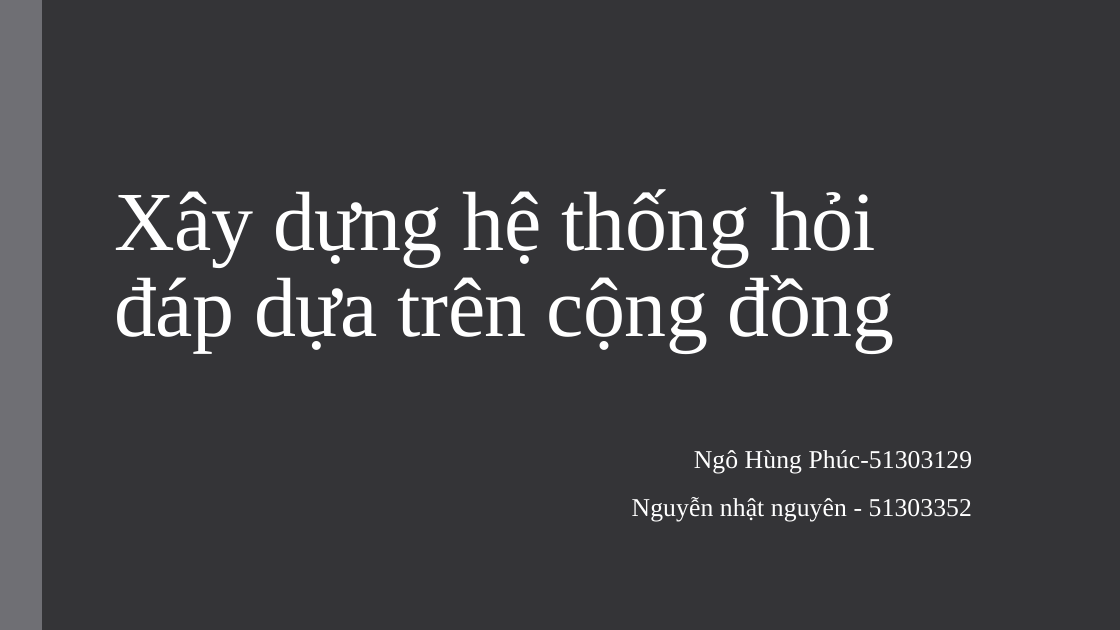
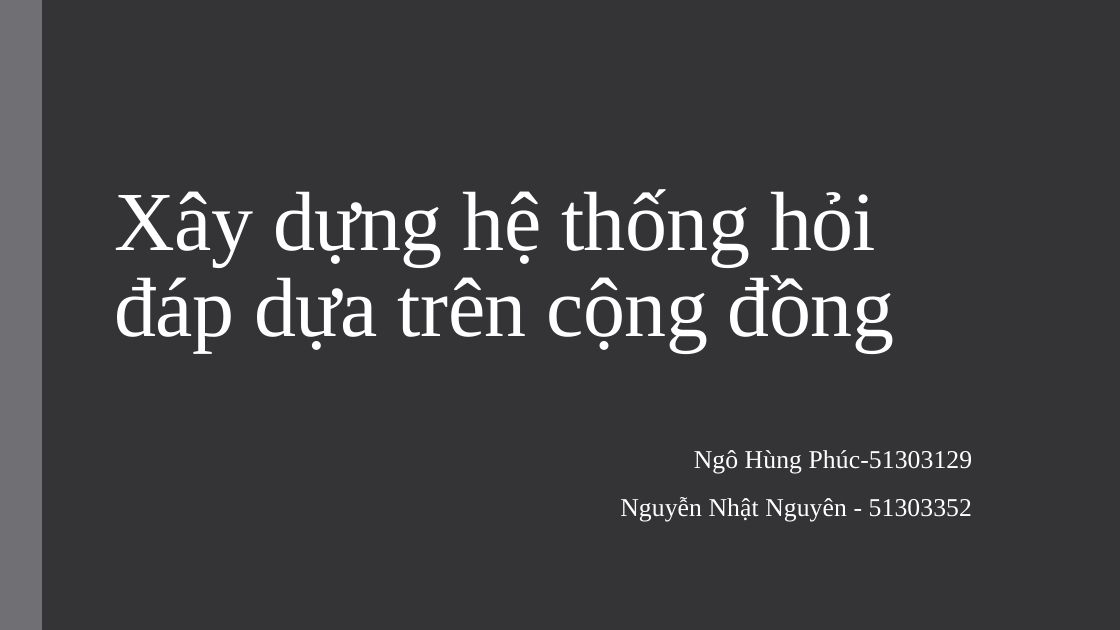
Before and after one commit to SaiGonSoftware/QA-Forum, a slide deck: slide 1 of Document/Baocao.pptx. Drawn at 1120x630 pixels with LibreOffice and Linux fonts; fonts in the diff are those of the drawing. Boxes give left, top, right and bottom in pixels: in the first picture for what was removed or moved away, otherwise in the second. Text is boxed around its words. In the diff, an @@ line names an element or a change of style, - is before the commit and + after.

```diff
--- a/Document/Baocao.pptx
+++ b/Document/Baocao.pptx
@@ subtitle at (620,497,972,522): text changed @@
-Nguyễn nhật nguyên - 51303352
+Nguyễn Nhật Nguyên - 51303352
```
Also in this commit, not shown: 9 other slides changed, 14 slides added, 2 slides removed, 16 other files.
